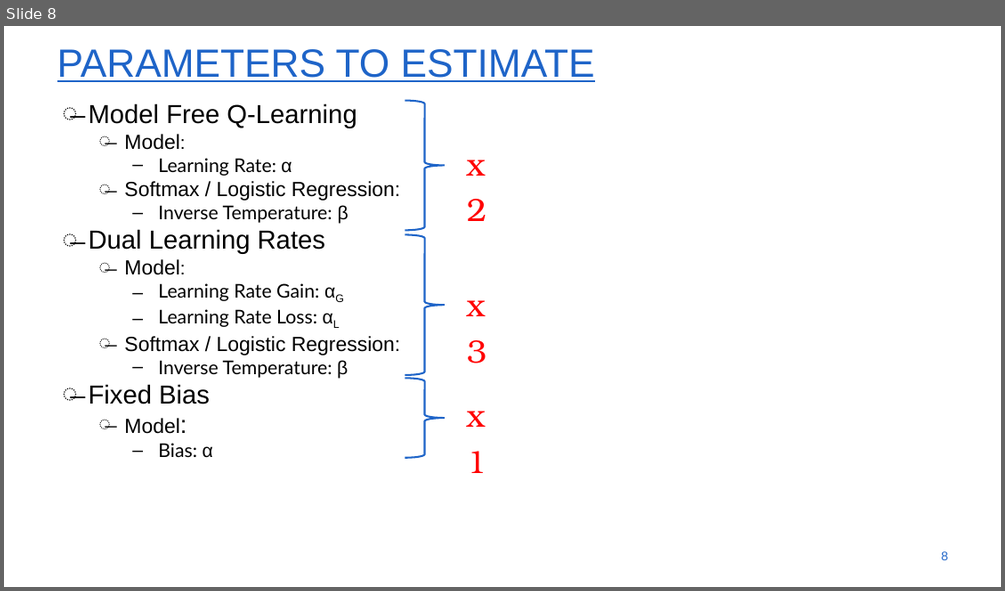
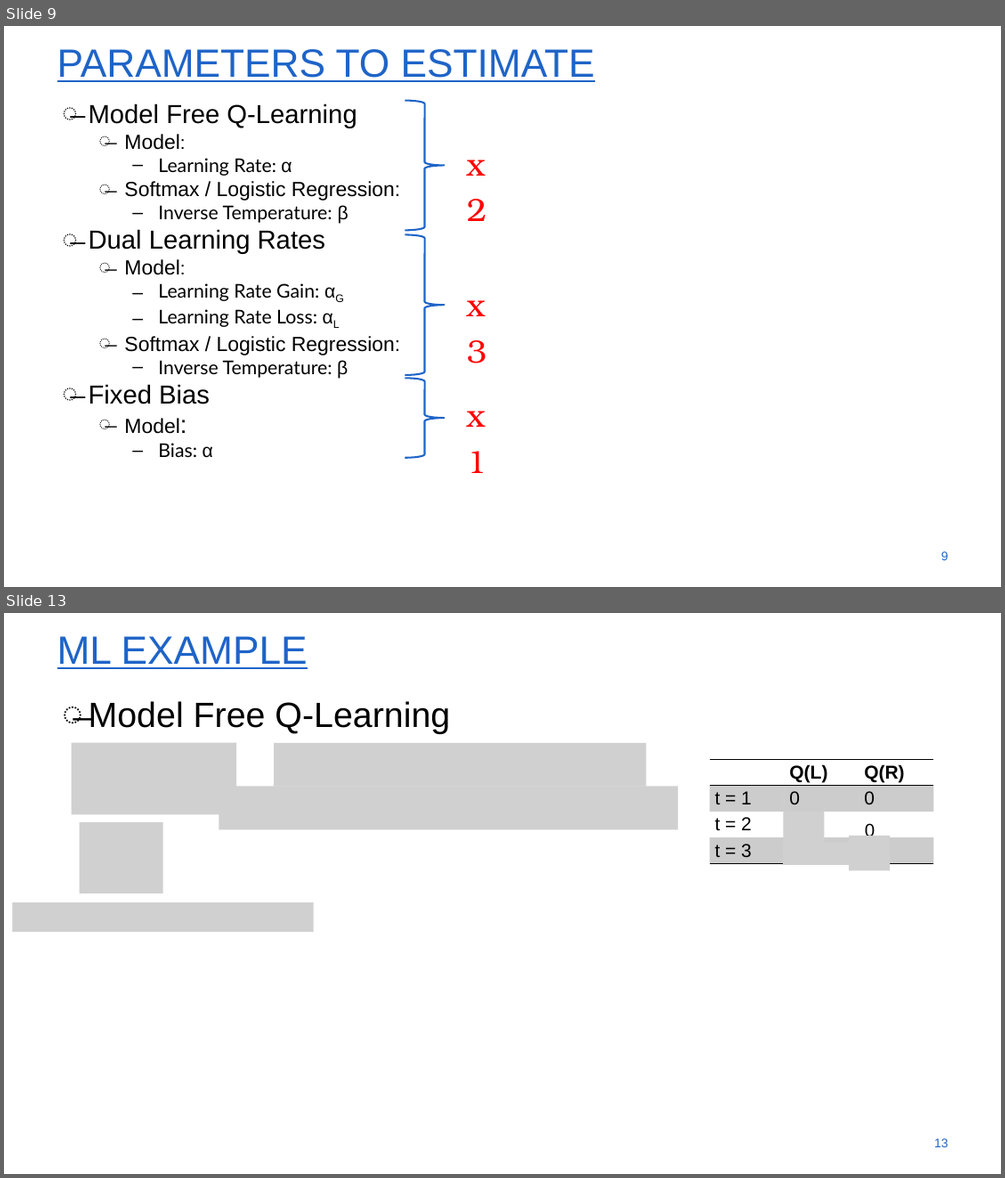
Before and after one commit to SvenWientjes/ModularGraphs-RL, a slide deck: Docs/Hierarchical cognitive modeling and model comparison.pptx. Shown one above the other, each under a label of ours: slide 8 before the commit, slides 9 and 13 after it; the slides between them are not shown. The pictures are 1005x591 and 1005x1178 pixels, drawn with LibreOffice and Linux fonts; fonts in the diff are those of the drawing; grey boxes stand for pictures; background and template pictures are left out. Boxes give left, top, right and bottom in pixels: in the first picture for what was removed or moved away, otherwise in the second. Text is boxed around its words. In the diff, an @@ line names an element or a change of style, - is before the commit and + after.

```diff
--- a/Docs/Hierarchical cognitive modeling and model comparison.pptx
+++ b/Docs/Hierarchical cognitive modeling and model comparison.pptx
@@ slide 13 added at bbox=[4, 613, 1001, 1174], background #FFFFFF @@
@@ title added at bbox=[57, 636, 307, 669], 54 pt, text #1E64C8, underline @@
+ML EXAMPLE
@@ text added at bbox=[89, 701, 450, 734], 48 pt, text #000000 @@
+̶ Model Free Q-Learning
@@ picture added at bbox=[72, 743, 236, 814] @@
@@ picture added at bbox=[274, 743, 646, 787] @@
@@ table added at bbox=[710, 759, 933, 870], 4 rows, 3 columns @@
+ | Q(L) | Q(R)
+t = 1 | 0 | 0
+t = 2 |  | 
+t = 3 |  | 
@@ picture added at bbox=[219, 786, 678, 829] @@
@@ picture added at bbox=[79, 822, 162, 893] @@
@@ picture added at bbox=[783, 811, 825, 844] @@
@@ text added at bbox=[865, 822, 874, 835], 25 pt, text #000000 @@
+0
@@ picture added at bbox=[783, 843, 890, 865] @@
@@ picture added at bbox=[849, 835, 890, 870] @@
@@ picture added at bbox=[12, 902, 313, 932] @@
@@ page number added at bbox=[934, 1138, 948, 1147], 17.1 pt, text #1E64C8 @@
+13
@@ what was slide 8 is now slide 9 @@
```
Also in this commit, not shown: 4 slides changed, 25 other slides added, 14 other files.
